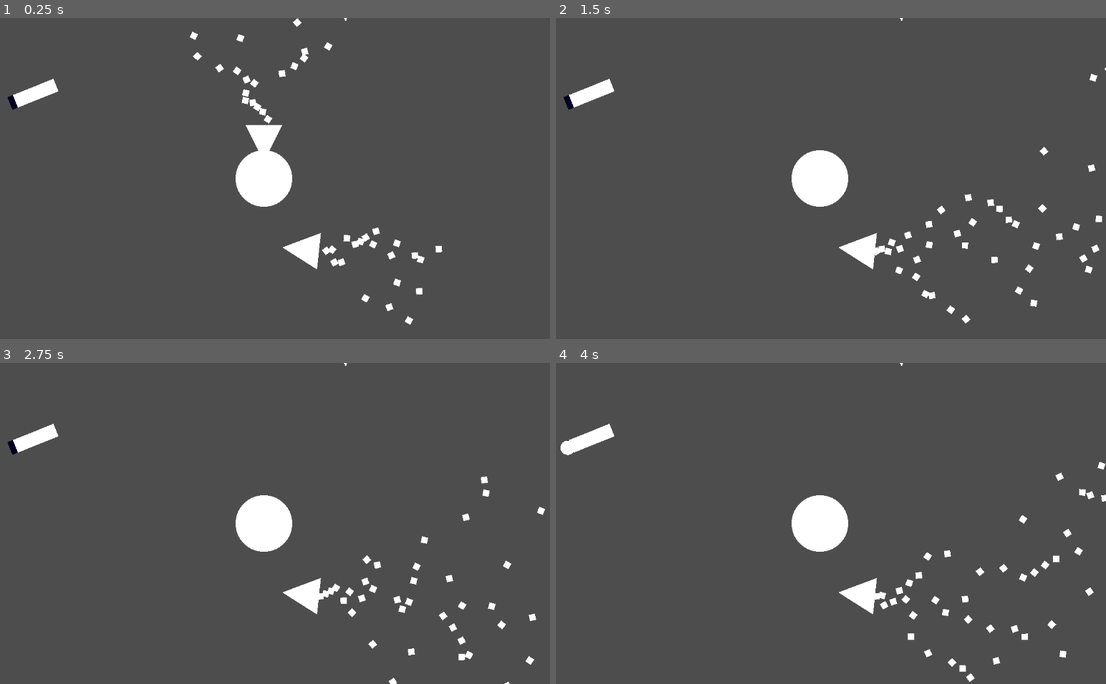
Above: before the commit, frames 1-4 (two rows, left to right).
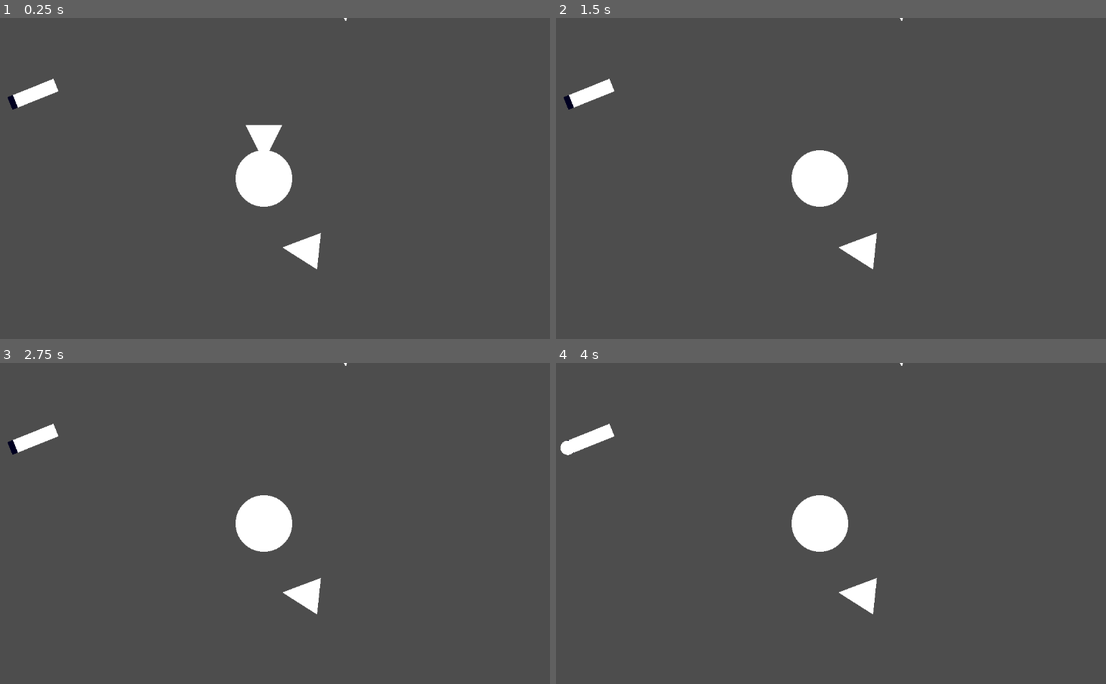
Above: after the commit, the same moments.

Repository: Leeway001Write/melonJam6
Game: Godot game, scene res://Levels/world.tscn
Two runs of this game, one before a commit and one after it. Both use one fixed random seed, a clock stepped at 60 frames per second and the inputs below.
Inputs:
- Up to frame 1 (0.25 s): no input
- Up to frame 2 (1.5 s): hold D (right) 0.53-1.28 s; tap X (DestroyTest) at 0.6, 1.35 s; hold A (left) from 1.28 s (still down)
- Up to frame 3 (2.75 s): release A (left) at 2.03 s; hold D (right) from 2.03 s (still down); tap X (DestroyTest) at 2.1 s
- Up to frame 4 (4 s): release D (right) at 2.78 s; hold W (forward) 2.78-3.53 s; tap X (DestroyTest) at 2.85, 3.6 s; hold A (left) from 3.53 s (still down)

The runs differ from the first frame. In frame 1, 1.0% of the frame differs, in the area x 34-81%, y 0-96%; in frame 2, 1.0%; in frame 3, 0.9%; in frame 4, 1.0%, in the area x 57-100%, y 30-100%.

Commit message:
Added ship velocity slowdown and particles turning off when not going forward

Diff:
--- a/escape-from-greenland/Prefabs/booster.tscn
+++ b/escape-from-greenland/Prefabs/booster.tscn
@@ -27,6 +27,7 @@
 
 [node name="CPUParticles2D" type="CPUParticles2D" parent="."]
 position = Vector2(0, -40)
+emitting = false
 amount = 80
 direction = Vector2(0, -1)
 gravity = Vector2(0, 0)
--- a/escape-from-greenland/Scripts/booster.gd
+++ b/escape-from-greenland/Scripts/booster.gd
@@ -9,3 +9,9 @@
 	dir_vector = Vector2($ForwardPos.global_position - global_position).normalized() * speed
 	if test && Input.is_action_just_pressed("DestroyTest"):
 		_hurt()
+
+	if Input.is_action_pressed('forward') and attached:
+		$CPUParticles2D.emitting = true
+
+	if Input.is_action_just_released('forward') and attached:
+		$CPUParticles2D.emitting = false
--- a/escape-from-greenland/Scripts/ship.gd
+++ b/escape-from-greenland/Scripts/ship.gd
@@ -8,6 +8,8 @@
 	if Input.is_action_pressed('forward'):
 		for booster:Booster in $Components/Boosters.get_children():
 			velocity += booster.dir_vector
+
+	velocity /= 1.01
 
 	#var dir = Vector2($ForwardPos.global_position - global_position).normalized()
 
